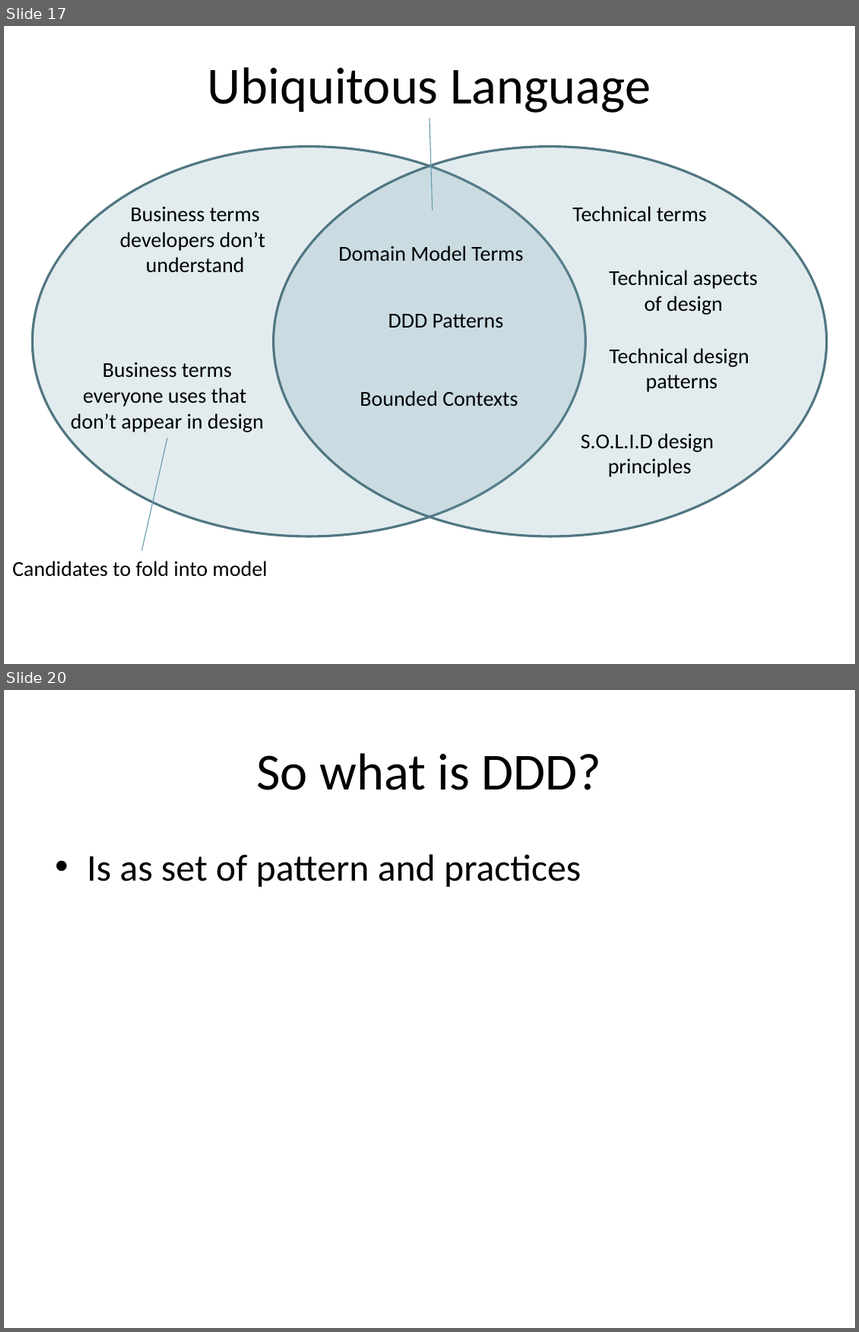
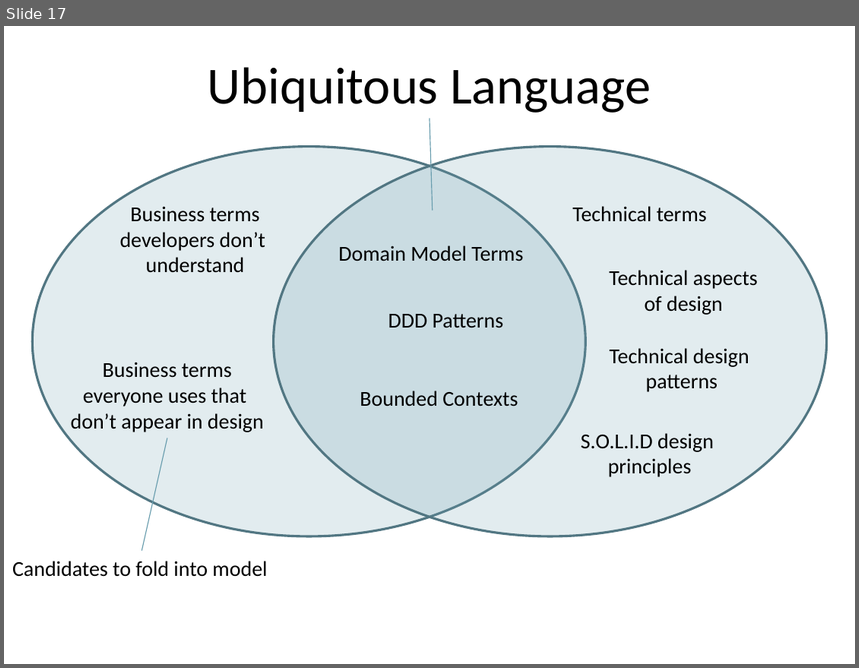
Before and after one commit to arturtv/dddpresentation, a slide deck: Domain-DrivenDesign.A.Trosin.pptx. Shown one above the other, each under a label of ours: slides 17 and 20 before the commit, slide 17 after it; the slides between them are not shown. The pictures are 859x1332 and 859x668 pixels, drawn with LibreOffice and Linux fonts; fonts in the diff are those of the drawing. Boxes give left, top, right and bottom in pixels: in the first picture for what was removed or moved away, otherwise in the second. Text is boxed around its words. In the diff, an @@ line names an element or a change of style, - is before the commit and + after.

```diff
--- a/Domain-DrivenDesign.A.Trosin.pptx
+++ b/Domain-DrivenDesign.A.Trosin.pptx
@@ slide 20 removed at [4, 690, 855, 1328], background #FFFFFF @@
@@ title removed at [257, 753, 602, 790] @@
-So what is DDD?
@@ text removed at [87, 854, 581, 887] @@
-• Is as set of pattern and practices
```
Also in this commit, not shown: 2 slides changed, 6 slides added, 2 other slides removed.
